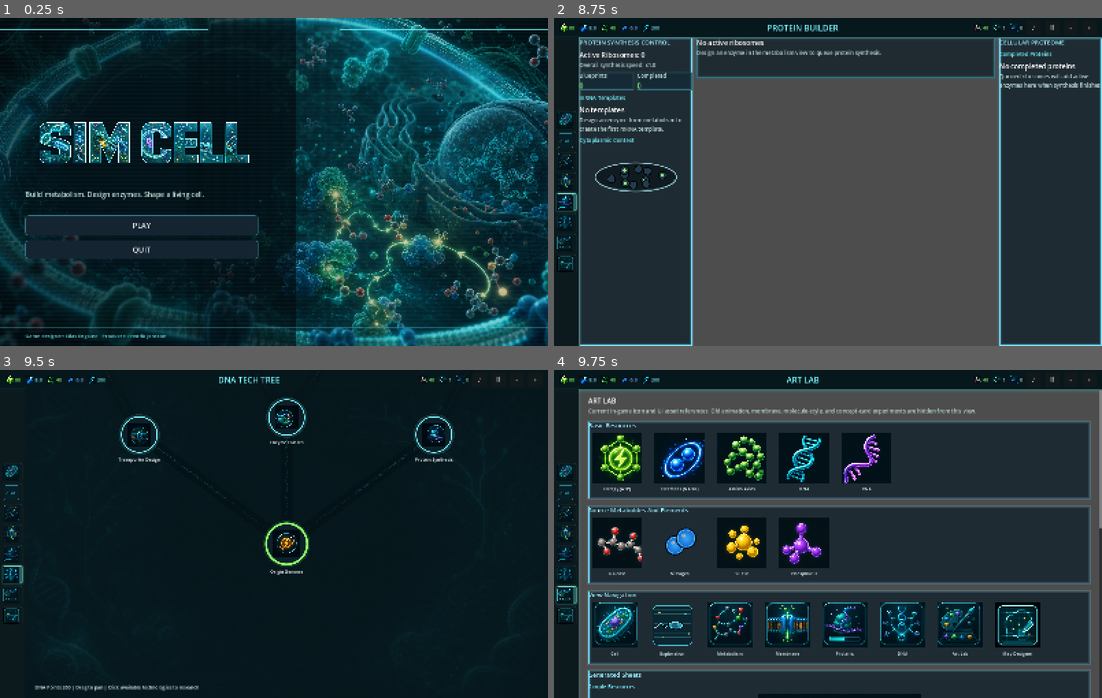
Above: before the commit, frames 1-4 (two rows, left to right).
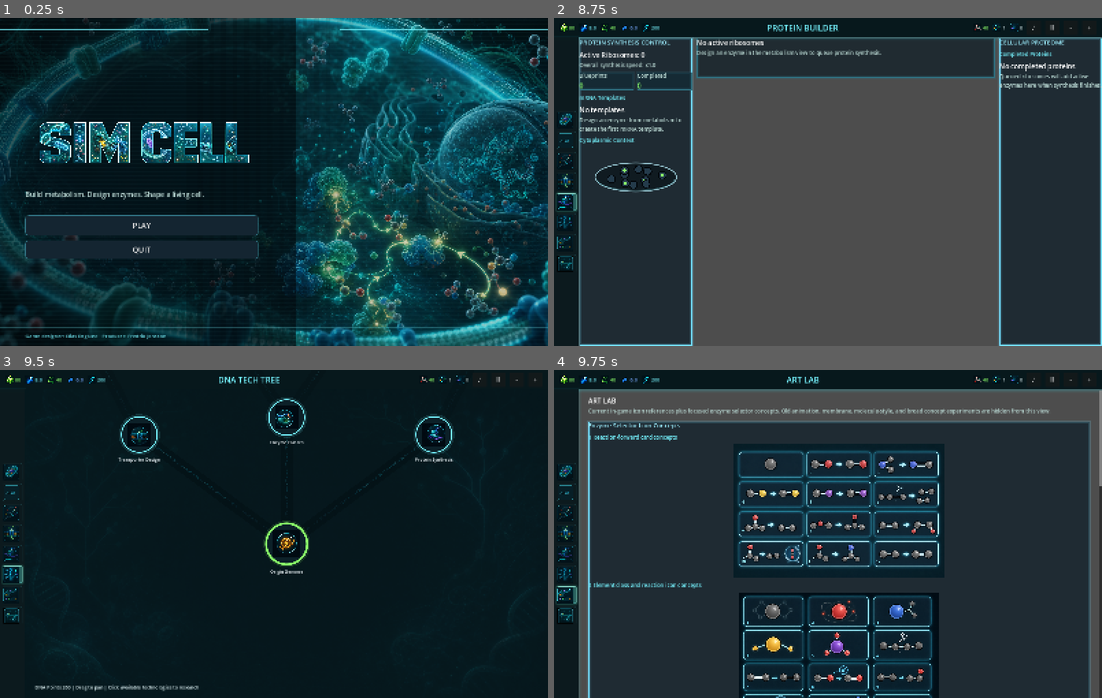
Above: after the commit, the same moments.

Repository: EliasEnglund/SimCell
Game: Godot game, scene res://scenes/main.tscn
Same seed, same stepped clock (60 frames per second), same inputs: the game is played once before the commit and once after it.
Inputs (mouse positions are in pixels of both pictures, inside the frame that each line leads up to):
- Up to frame 1 (0.25 s): no input
- Up to frame 2 (8.75 s): click "PLAY" at 0.5 s; click "♪" at 1.25 s; click "♫" at 2 s; click "Ⅱ" at 2.75 s; click "-" at 3.5 s; click "+" at 4.25 s; click (564, 119) at 5.02 s; click (564, 139) at 5.77 s; click (564, 162) at 6.52 s; click (564, 182) at 7.27 s; click (564, 201) at 8.02 s
- Up to frame 3 (9.5 s): click (10, 573) at 8.77 s
- Up to frame 4 (9.75 s): click (564, 596) at 9.52 s

Frames 1-3 are identical in both runs. In frame 4, 33% of the frame differs, in the area x 6-100%, y 11-100%.

Commit message:
Add enzyme selector icon concepts

Diff:
--- a/scripts/ui/main.gd
+++ b/scripts/ui/main.gd
@@ -530,7 +530,11 @@
 	stack.size_flags_horizontal = Control.SIZE_EXPAND_FILL
 	stack.add_theme_constant_override("separation", 18)
 	margin.add_child(stack)
-	stack.add_child(_title("ART LAB", "Current in-game icon and UI asset references. Old animation, membrane, molecule-style, and concept-card experiments are hidden from this view."))
+	stack.add_child(_title("ART LAB", "Current in-game icon references plus focused enzyme selector concepts. Old animation, membrane, molecule-style, and broad concept experiments are hidden from this view."))
+	stack.add_child(_art_sheet_section("Enzyme Selector Icon Concepts", [
+		["1 Reaction-forward card concepts", "res://assets/art_lab/enzyme_selector/enzyme_selector_icon_concepts_01.png"],
+		["2 Element class and reaction icon concepts", "res://assets/art_lab/enzyme_selector/enzyme_selector_icon_concepts_02.png"]
+	], 390.0))
 	stack.add_child(_art_icon_section("Basic Resources", [
 		["Energy (ATP)", "res://assets/art_lab/icons/resources/atp_simple.png"],
 		["Electrons (NADH)", "res://assets/art_lab/icons/resources/nadh_simple.png"],
Binary file added: assets/art_lab/enzyme_selector/enzyme_selector_icon_concepts_01.png
Binary file added: assets/art_lab/enzyme_selector/enzyme_selector_icon_concepts_02.png
